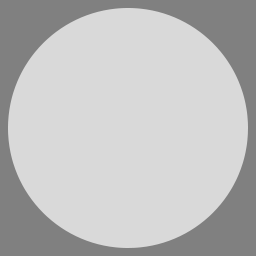
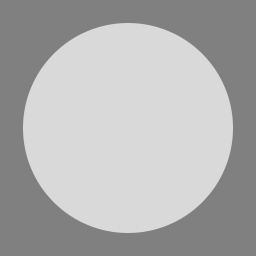
Two versions of the same layered image (256 x 256). Layer-by-layer changes:
painted on "Ellipse 2" over [8, 8, 248, 248]
